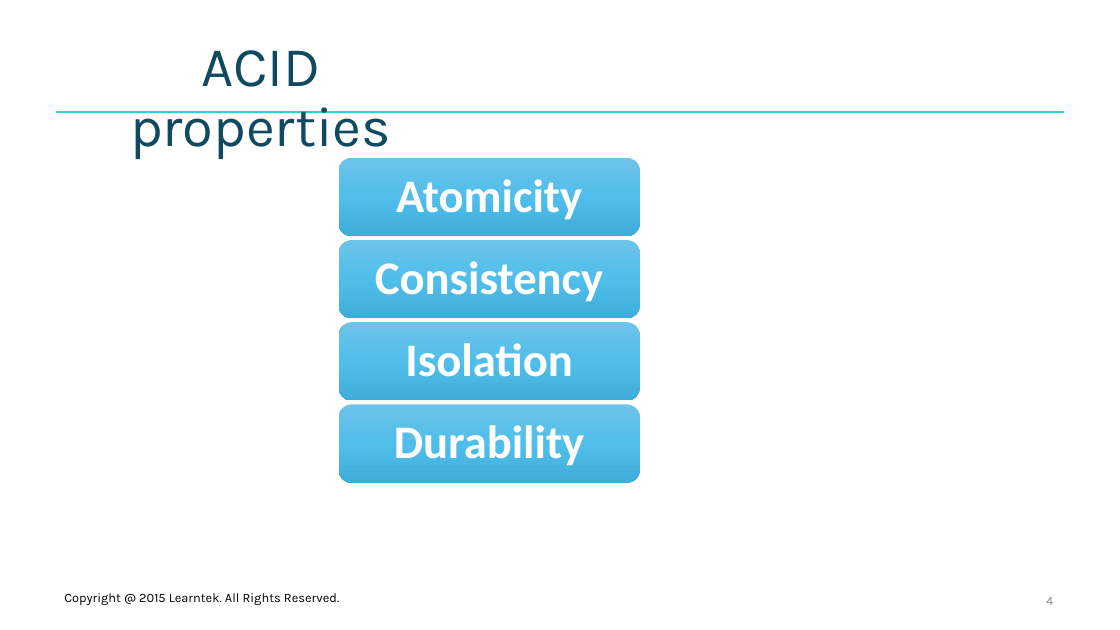
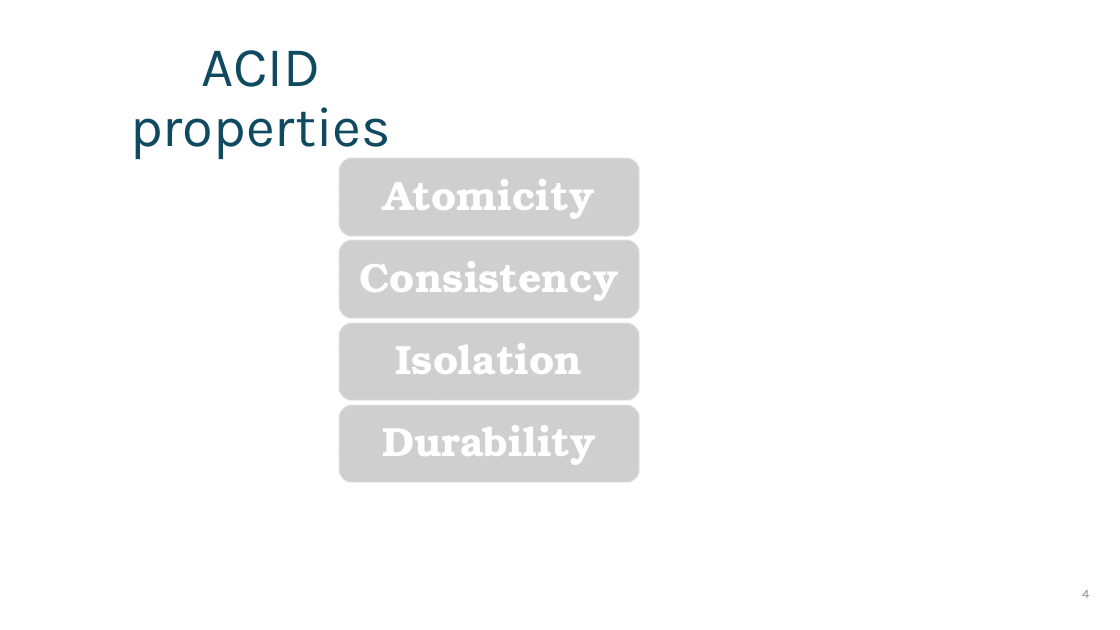
Before and after one commit to santoshkar/Spring, a slide deck: slide 4 of Presentations/Part-6-Spring Transaction.pptx. Drawn at 1120x630 pixels with LibreOffice and Linux fonts; fonts in the diff are those of the drawing; grey boxes stand for pictures; background and template pictures are left out. Boxes give left, top, right and bottom in pixels: in the first picture for what was removed or moved away, otherwise in the second. Text is boxed around its words. In the diff, an @@ line names an element or a change of style, - is before the commit and + after.

Commit message:
Removed learntek

```diff
--- a/Presentations/Part-6-Spring Transaction.pptx
+++ b/Presentations/Part-6-Spring Transaction.pptx
@@ line removed from (56, 112) to (1065, 112) @@
@@ group removed at box(339, 158, 640, 482): 4 rounded rectangles @@
@@ group added at box(339, 158, 640, 482): 4 pictures @@
@@ size 40 to 35 pt, font Calibri to TeX Gyre Bonum; less space between paragraphs in 4 elements at box(383, 179, 594, 219), box(360, 261, 619, 301), box(396, 343, 583, 374), box(382, 425, 596, 465) @@
@@ text removed at box(64, 593, 339, 605) @@
-Copyright @ 2015 Learntek. All Rights Reserved.
@@ page number: place and size @@
-page number at box(1046, 597, 1053, 605)
+page number at box(1082, 590, 1089, 598)
@@ ellipse added at box(1050, 575, 1087, 612), outline #FFFFFF 1 pt @@
```
Also in this commit, not shown: 46 other slides changed, 1 slide added, 1 slide removed, 7 other files.
